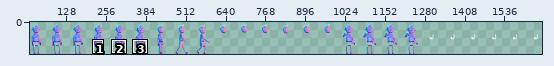
A sprite sheet gets an edit: Assets/Resources/Sprites/characters/gnome-normal-map.png. Above: a wide view before the commit, with the close-up outlined.
Close-up. Before:
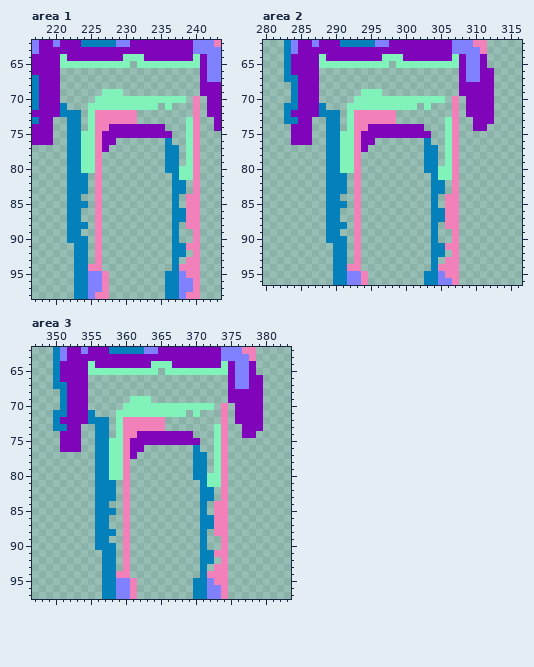
The file is 1675x103 pixels. Shown: area 1: x 217..243, y 62..98; area 2: x 280..316, y 62..96; area 3: x 347..383, y 62..97. The wide view leaves out empty margins. The commit also changed other parts of the picture, which this record leaves out.
New version:
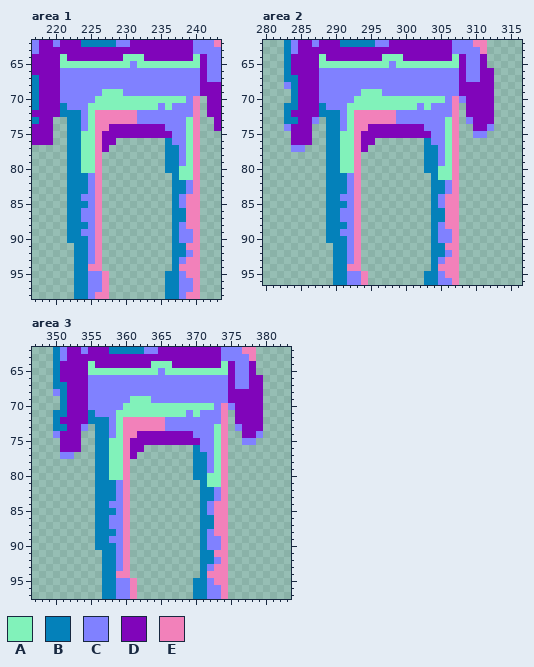
Palette (. is transparent): A #81f2ba  B #0481ba  C #8081ff  D #8005ba  E #f281ba
Difference:
Area 1:
There is now colour C in row 65 at x 231; in rows 66 to 68 at x 221 to 240; in row 69 at x 221 to 226 and 230 to 240; in row 70 at x 221 to 225 and 239; in row 71 at x 222 to 224, 235 and 237 to 239; in row 72 at x 224 and 232 to 239.
There is now colour C in row 73 at x 224 and 232 to 238; in row 74 at x 224 and 236 to 238; in rows 75 to 76 at x 237 to 238; in rows 77 to 79 at x 238; in row 81 at x 225; in rows 82 to 83 at x 225 and 239.
There is now colour C in row 84 at x 224 to 225 and 238; in row 85 at x 225 and 238; in rows 86 to 87 at x 224 to 225; in row 88 at x 225 and 238; in row 89 at x 224 to 225 and 238 to 239; in row 90 at x 225 and 238 to 239.
There is now colour C in row 91 at x 225; in row 92 at x 225 and 239; in row 93 at x 225 and 238.
Area 2:
There is now colour C in row 65 at x 298; in rows 66 to 67 at x 288 to 307; in row 68 at x 283 and 288 to 307; in row 69 at x 288 to 293 and 297 to 307; in row 70 at x 288 to 292, 306 and 308; in row 71 at x 289 to 291, 302 and 304 to 306.
There is now colour C in row 72 at x 291 and 299 to 306; in row 73 at x 287, 291, 299 to 305 and 309; in row 74 at x 283, 291, 303 to 305 and 312; in row 75 at x 304 to 305 and 310 to 311; in row 76 at x 304 to 305; in row 77 at x 284 to 285 and 305.
There is now colour C in rows 78 to 79 at x 305; in row 81 at x 292; in rows 82 to 83 at x 292 and 306; in row 84 at x 291 to 292 and 305; in row 85 at x 292 and 305; in rows 86 to 87 at x 291 to 292.
There is now colour C in row 88 at x 292 and 305; in row 89 at x 291 to 292 and 305 to 306; in row 90 at x 292 and 305 to 306; in row 91 at x 292; in row 92 at x 292 and 306; in row 93 at x 292 and 305.
Area 3:
There is now colour C in row 65 at x 365; in rows 66 to 67 at x 355 to 374; in row 68 at x 350 and 355 to 374; in row 69 at x 355 to 360 and 364 to 374; in row 70 at x 355 to 359, 373 and 375; in row 71 at x 356 to 358, 369 and 371 to 373.
There is now colour C in row 72 at x 358 and 366 to 373; in row 73 at x 354, 358, 366 to 372 and 376; in row 74 at x 350, 358, 370 to 372 and 379; in row 75 at x 371 to 372 and 377 to 378; in row 76 at x 371 to 372; in row 77 at x 351 to 352 and 372.
There is now colour C in rows 78 to 79 at x 372; in row 81 at x 359; in rows 82 to 83 at x 359 and 373; in row 84 at x 358 to 359 and 372; in row 85 at x 359 and 372; in rows 86 to 87 at x 358 to 359.
There is now colour C in row 88 at x 359 and 372; in row 89 at x 358 to 359 and 372 to 373; in row 90 at x 359 and 372 to 373; in row 91 at x 359; in row 92 at x 359 and 373; in row 93 at x 359 and 372.
Boxes around the changes in both close-ups, in picture pixels (x1, y1, x2, y2):
added: (60, 61, 200, 264)
added: (284, 61, 494, 264)
added: (53, 368, 263, 571)
